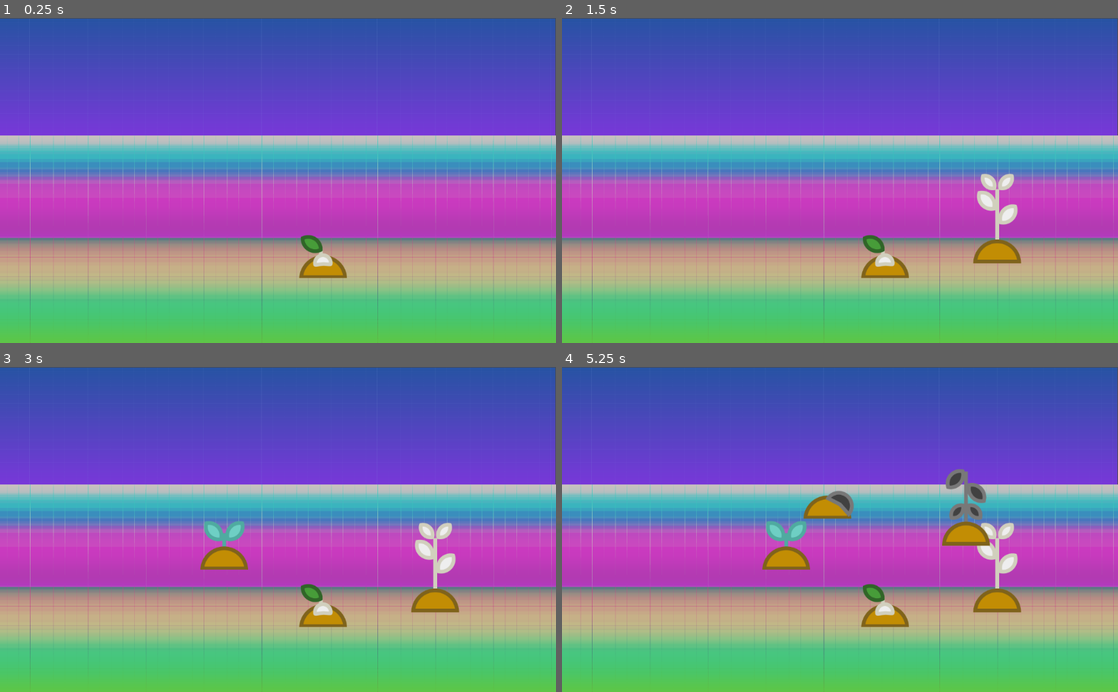
Above: before the commit, frames 1-4 (two rows, left to right).
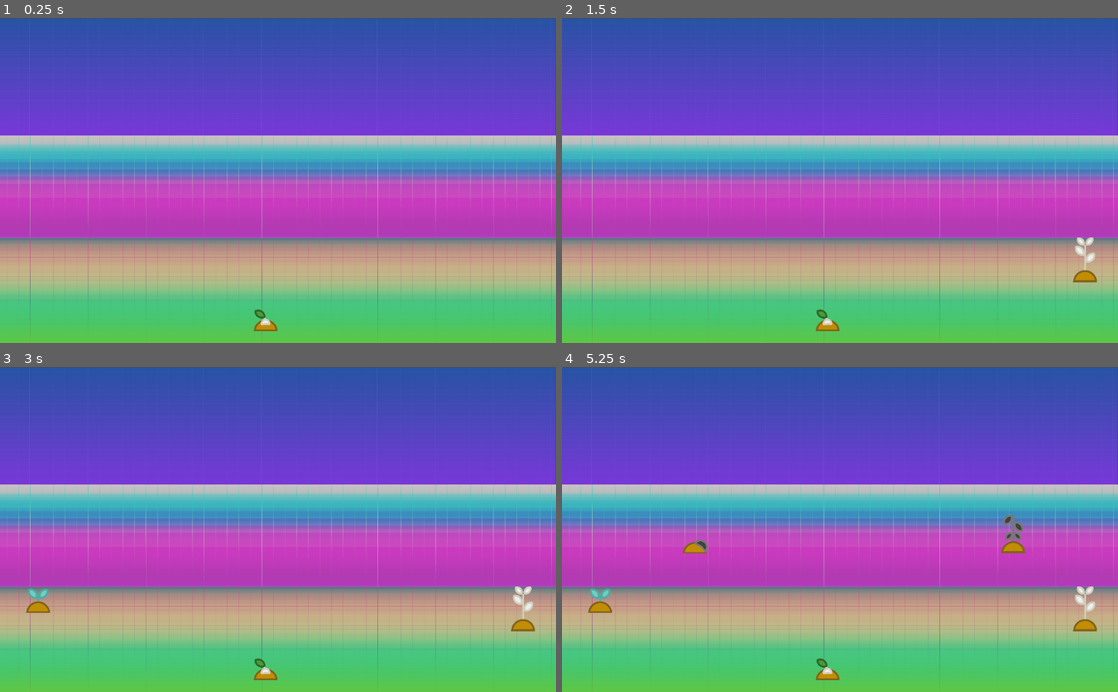
Above: after the commit, the same moments.

Repository: KatheeHDS/TF_TIDM
Game: Godot game, scene res://src/Main.tscn
Two runs of this game, one before a commit and one after it. Both use one fixed random seed, a clock stepped at 60 frames per second and the inputs below.
Inputs (mouse positions are in pixels of both pictures, inside the frame that each line leads up to):
- Up to frame 1 (0.25 s): no input
- Up to frame 2 (1.5 s): tap Enter at 0.5 s; move the mouse to (884, 229) at 0.52 s; click (884, 229) at 0.67 s; tap Space (debug_plant) at 1.25 s; move the mouse to (728, 196) at 1.27 s; click (728, 196) at 1.42 s
- Up to frame 3 (3 s): tap Enter at 2 s; move the mouse to (433, 516) at 2.02 s; click (433, 516) at 2.17 s; tap Space (debug_plant) at 2.75 s; move the mouse to (250, 594) at 2.77 s; click (250, 594) at 2.92 s
- Up to frame 4 (5.25 s): tap Enter at 3.5 s; move the mouse to (784, 523) at 3.52 s; click (784, 523) at 3.67 s; tap Space (debug_plant) at 4.15, 5 s; move the mouse to (828, 471) at 4.27 s; click (828, 471) at 4.42 s; move the mouse to (867, 529) at 5.02 s; click (867, 529) at 5.17 s

The runs differ from the first frame. In frame 1, 0.8% of the frame differs, in the area x 45-63%, y 66-97%; in frame 2, 2.3%; in frame 3, 3.4%; in frame 4, 5.5%, in the area x 4-97%, y 31-97%.

Commit message:
Create plant every 5" since last or after harvest

Diff:
--- a/PlantManager.gd
+++ b/PlantManager.gd
@@ -37,11 +37,19 @@
 var next_id = 0
 var habitat = {} # List of plants currently onscreen
  # TODO randomitzar quin tipus de planta es crea
+
+const DELAY = 5
+var time_to_next_plant = DELAY
+
 func _ready(): #TODO ara mateix aquesta func només s'executa UNA VEGADA. Canviar pq s'executi quan llegeix la senyal harvest
 	create_plant()
 
 
 func _process(delta):
+	time_to_next_plant -= delta # TODO comptar temps
+	if time_to_next_plant <= 0 :
+		create_plant()
+	# print("temps passat ", time_to_next_plant)
 	if Input.is_action_just_pressed("debug_plant"):
 		create_plant()
 	# receive plant id to add it to the habitat.
@@ -50,17 +58,20 @@
 func create_plant():
 	var nova_planta = Planta.instance() # Afegeix una nova planta a la llista de plantes existents
 	var selected_plant = randi() % Ecosystem.size() #tria un numero random del 0 al (total de plantes existents)
-	nova_planta.set_position(Vector2(rand_range(-200,200), rand_range(-100, 200))) #TODO SPAWN AREA SIZE
+	nova_planta.set_position(Vector2(rand_range(0,920), rand_range(150, 500))) #TODO SPAWN AREA SIZE
+	nova_planta.scale = Vector2(0.5, 0.5)
 	habitat[next_id] = nova_planta #afegim la nova planta a la llista de plants
 	add_child(nova_planta)
 	nova_planta.initialize(Ecosystem[selected_plant], next_id)
 	nova_planta.connect("harvested", self, "on_plant_harvested", [next_id])
 	next_id += 1
+	time_to_next_plant = DELAY
 
 
 func on_plant_harvested(id):
 	var plant = habitat[id]
 	print("S'ESTA CRIDANT")
+	create_plant()
 	# emit_signal("to_inventory", plant.tipus Arguments que diguin el tipus de la planta)
 	plant.queue_free() # elimina la planta de pantalla
 	habitat.erase(id) # elimina la planta del diccionari
--- a/src/Main.tscn
+++ b/src/Main.tscn
@@ -16,4 +16,3 @@
 position = Vector2( 0, 1 )
 
 [node name="PlantManager" parent="." instance=ExtResource( 5 )]
-position = Vector2( 513, 112 )
Renamed: Assets/Plants/Grape_3-1.png -> Assets/Plants/Grape_4.png
Not shown, changed: Assets/Plants/Grape_4.png.import
